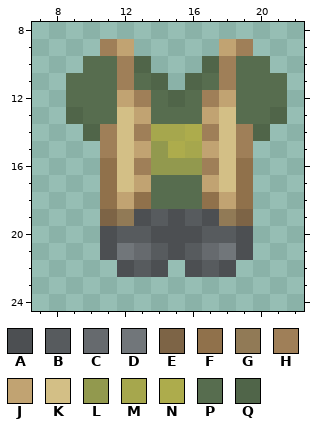
One commit to this pixel-art sprite: Resources/Textures/_Moffstation/Clothing/Uniforms/Jumpsuit/meteorologist.rsi/icon.png. Above, as it was before the edit.
The file is 32x32 pixels. Colours within 5 levels of each other are drawn and written as one. Shown: x 7..22, y 8..24. The old version is drawn lined up with the new one.
Palette (. is transparent): A #4c4f52  B #575b5e  C #666a6e  D #71767a  E #7d6446  F #90714b  G #917a56  H #9f7f58  J #c1a372  K #d3bf86  L #92994e  M #a6a74d  N #adac4c  P #576d4f  Q #506549
Pixels before, first column x 9:
 9 ..HJ.....JH..
10 .PPHQ...QHPP.
11 PPPHPQ.QPHPPP
12 PPPJHPQPHJPPP
13 QPPKJPPPJKPPQ
14 .QHKHMMNHKHQ.
15 ..HKJLNMJKH..
16 ..FKHLLLHKF..
17 ..FKJPPPJKF..
18 ..FJFPPPFJF..
19 ..EGABABAGE..
20 ..ABBAAABBA..
21 ..ADCBABCDA..
22 ...ABA.ABA...
The same view after the edit:
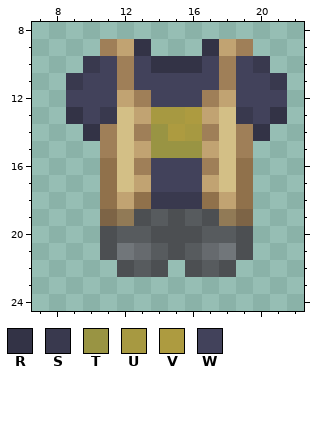
Colours new in this view: R #333346  S #39394e  T #999443  U #a79941  V #ad9b40  W #42425b
What changed:
{"change": "whole drawing moved by +0,+1 (the old picture is shown already moved)"}
{"y":9,"x":13,"old":".","new":"R"}
{"y":9,"x":17,"old":".","new":"R"}
{"y":10,"x":10,"old":"PP","new":"SW"}
{"y":10,"x":13,"old":"Q...Q","new":"WRRRW"}
{"y":10,"x":19,"old":"PP","new":"WS"}
{"y":11,"x":9,"old":"PPP","new":"SWW"}
{"y":11,"x":13,"old":"PQ.QP","new":"WWWWW"}
{"y":11,"x":19,"old":"PPP","new":"WWS"}
{"y":12,"x":9,"old":"PPP","new":"WWW"}
{"y":12,"x":14,"old":"PQP","new":"WWW"}
{"y":12,"x":19,"old":"PPP","new":"WWW"}
{"y":13,"x":9,"old":"QPP","new":"RWS"}
{"y":13,"x":14,"old":"PPP","new":"UUV"}
{"y":13,"x":19,"old":"PPQ","new":"SWR"}
{"y":14,"x":10,"old":"Q","new":"R"}
{"y":14,"x":14,"old":"MMN","new":"TVU"}
{"y":14,"x":20,"old":"Q","new":"R"}
{"y":15,"x":14,"old":"LNM","new":"TTT"}
{"y":16,"x":14,"old":"LLL","new":"WWW"}
{"y":17,"x":14,"old":"PPP","new":"WWW"}
{"y":18,"x":14,"old":"PPP","new":"SSS"}
{"label":"changed","picture_box":[66,39,287,209]}
